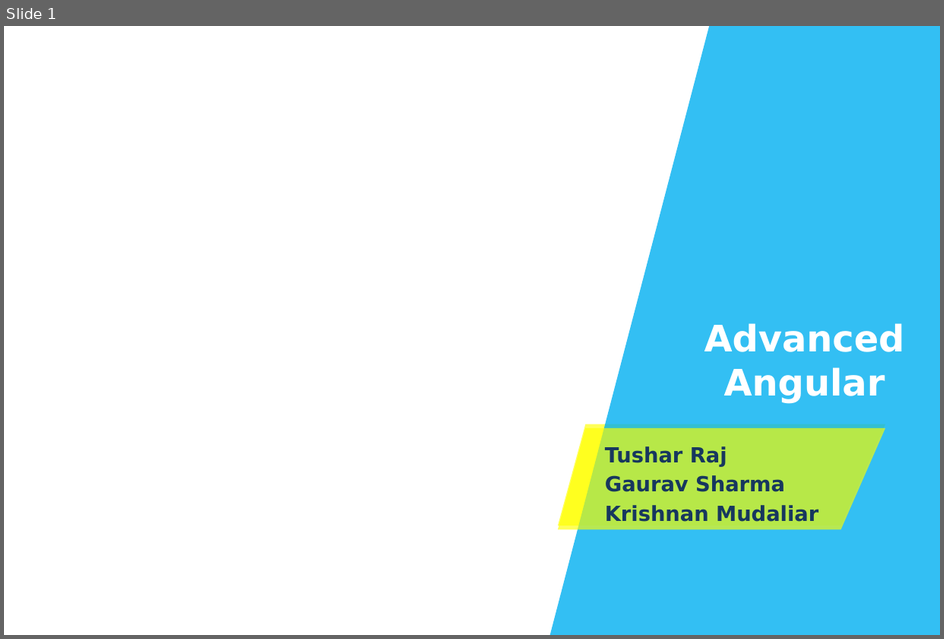
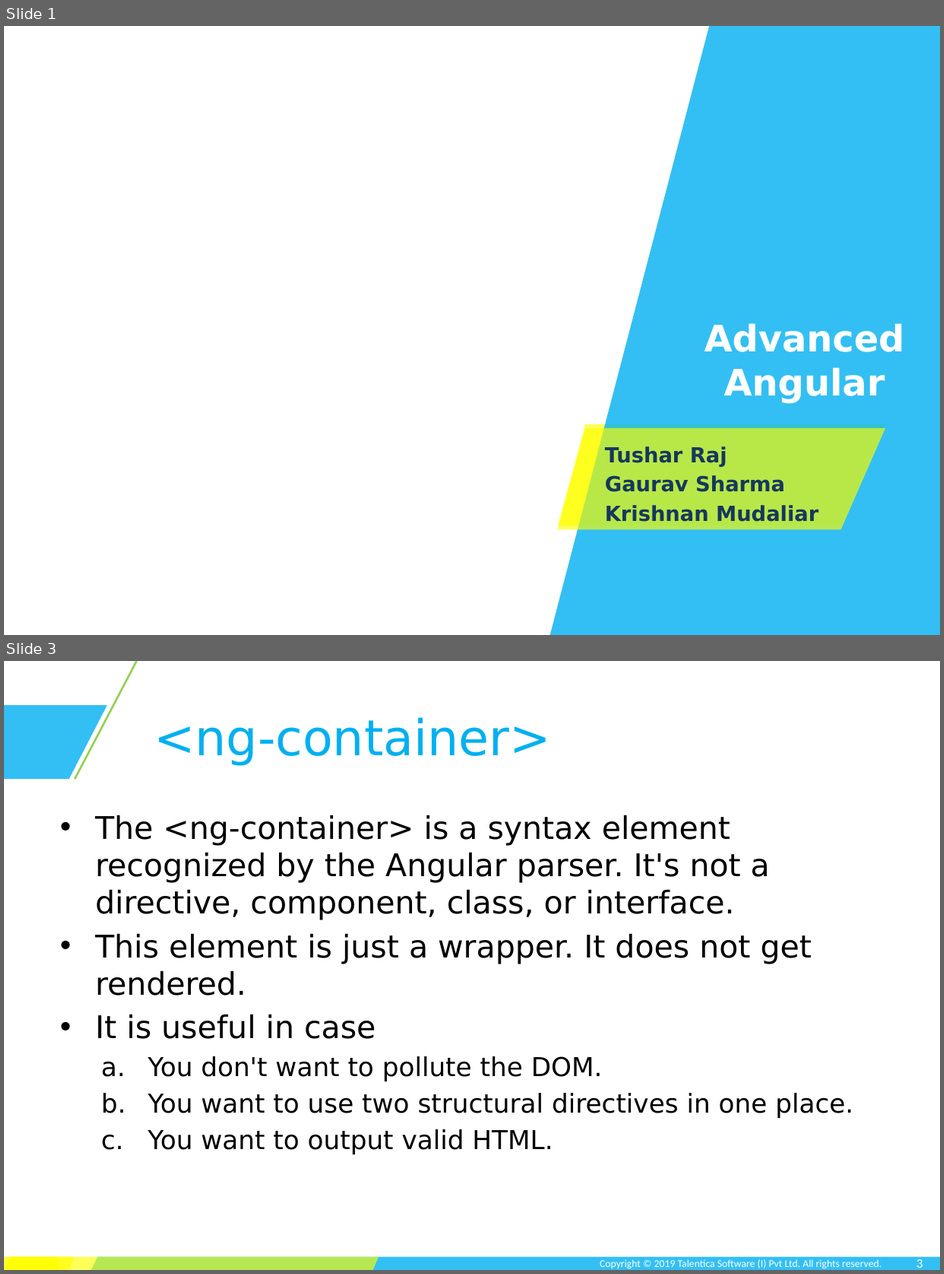
Before and after one commit to TusharRajGupt/angular-demo, a slide deck: session-7/Session 7.pptx. Shown one above the other, each under a label of ours: slide 1 before the commit, slides 1 and 3 after it; the slides between them are not shown. The pictures are 944x639 and 944x1274 pixels, drawn with LibreOffice and Linux fonts; fonts in the diff are those of the drawing; background and template pictures are left out. Boxes give left, top, right and bottom in pixels: in the first picture for what was removed or moved away, otherwise in the second. Text is boxed around its words. In the diff, an @@ line names an element or a change of style, - is before the commit and + after.

```diff
--- a/session-7/Session 7.pptx
+++ b/session-7/Session 7.pptx
@@ slide 3 added at (4,661,940,1270), background #FFFFFF @@
@@ line added from (137, 661) to (75, 779), #92D050 1.5 pt @@
@@ freeform shape added at (4,705,107,779), fill #00B0F0 at 80% opacity @@
@@ title added at (154,717,551,766), 38 pt, text #00B0F0 @@
+<ng-container>
@@ text added at (95,815,854,1154), 24 pt, text #000000 @@
+• The <ng-container> is a syntax element recognized by the Angular parser. It's not a directive, component, class, or interface.
+• This element is just a wrapper. It does not get rendered.
+• It is useful in case
+  a. You don't want to pollute the DOM.
+  b. You want to use two structural directives in one place.
+  c. You want to output valid HTML.
@@ group added at (4,1257,940,1270): 3 freeform shapes, 1 rectangle @@
@@ text added at (600,1259,882,1269), 8 pt, text #FFFFFF @@
+Copyright © 2019 Talentica Software (I) Pvt Ltd. All rights reserved.
@@ page number added at (917,1259,924,1267), 10 pt, text #FFFFFF @@
+3
```
Also in this commit, not shown: 3 other slides added, 1 slide removed, 11 other files.
